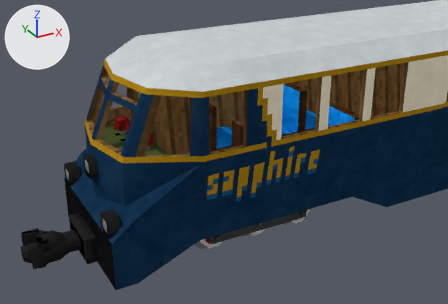
The Blender file src/main/assets/immersiverailroading/models/rolling_stock/kitsune_sapphire_express/sapphire_express_1.blend as it was, and as the next commit left it.
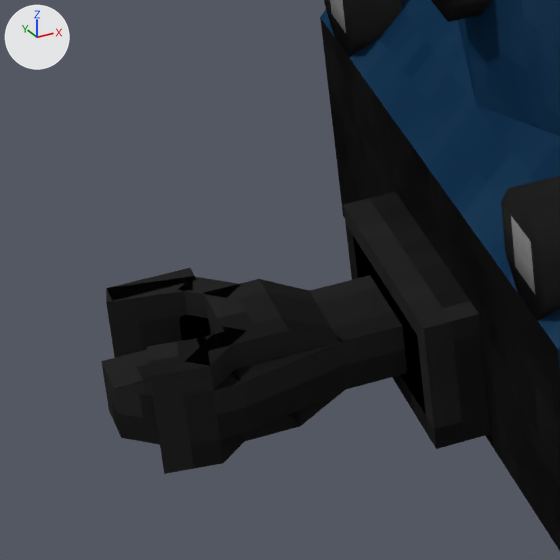
There are two pictures of each version: one from a 50 mm lens placed at (-6.61, -6.16, 4.14), pointed at (-3.51, -0.52, 1.32), one close up on the part from 0% to 25% of the width and 57% to 94% of the height. Lighting does not change. The marker at upper left points along +X, +Y and +Z. The first two pictures are the older version.

Objects in the first close-up: 'COUPLED_FRONT_1_HIDE', 'COUPLER_ENGAGED_FRONT_1_TOGGLE_LABEL_Uncouple', 'FRAME_ext_body.002', 'lamp.001', 'lamp.002', 'lamp.003'.
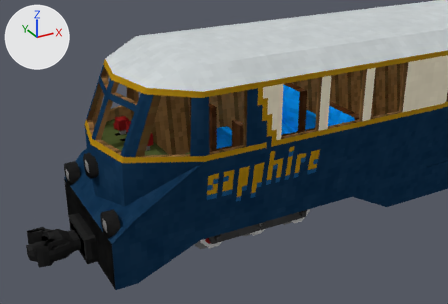
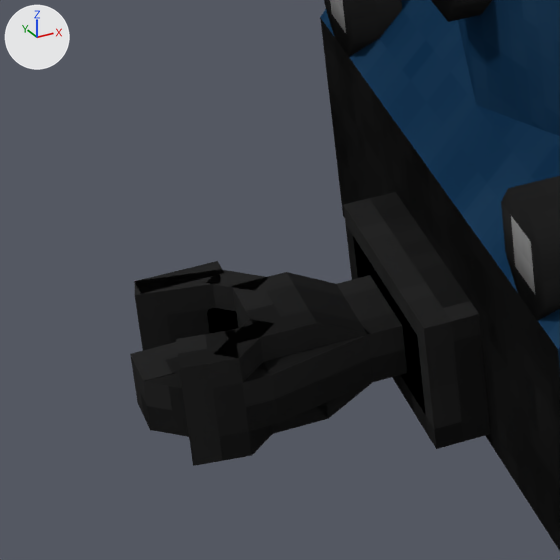
Diff of the bpy script that builds the scene:
```diff
--- a/src/main/assets/immersiverailroading/models/rolling_stock/kitsune_sapphire_express/sapphire_express_1.blend.py
+++ b/src/main/assets/immersiverailroading/models/rolling_stock/kitsune_sapphire_express/sapphire_express_1.blend.py
@@ me_knuckle @@
 # used by ob_coupled_front_1_hide; location = (-4.938, 0.0, 0.375)
-me_knuckle.from_pydata(...)  # 120 vertices, 89 faces; spans x -0.812..-0.125, y -0.188..0.25, z -0.125..0.125
+me_knuckle.from_pydata(...)  # 120 vertices, 89 faces; spans x -0.75..-0.062, y -0.188..0.25, z -0.125..0.125
+# me_knuckle part 1: the whole mesh is moved by (0.062, 0.0, 0.0)
 me_knuckle.materials.append(mat_knuckle)
```

Changed parts and their boxes [x1, y1, x2, y2] in the close-ups (560 x 560 px):
'COUPLED_FRONT_1_HIDE', moved: before [101, 268, 407, 474]; after [130, 261, 407, 466]
